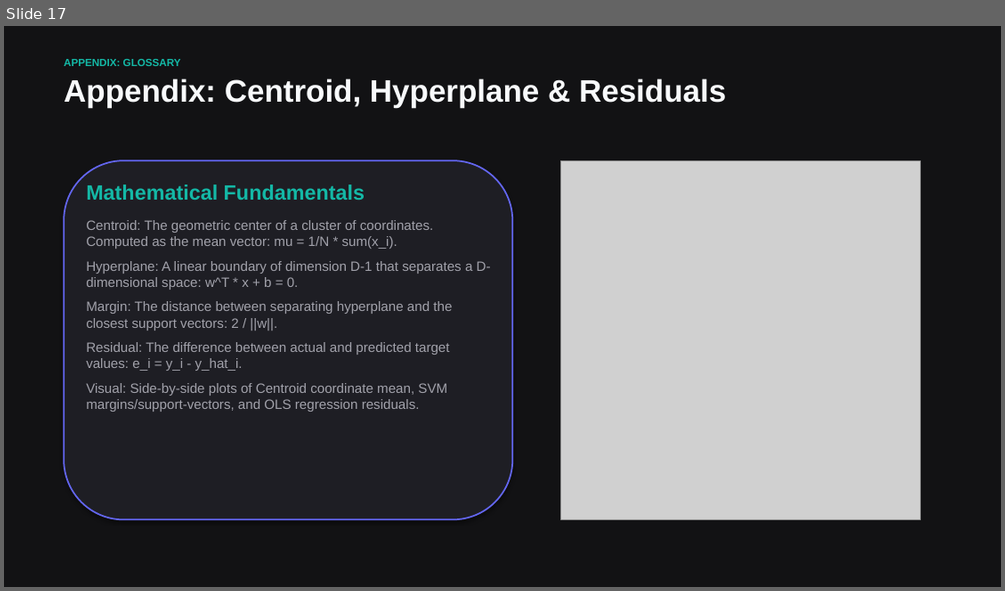
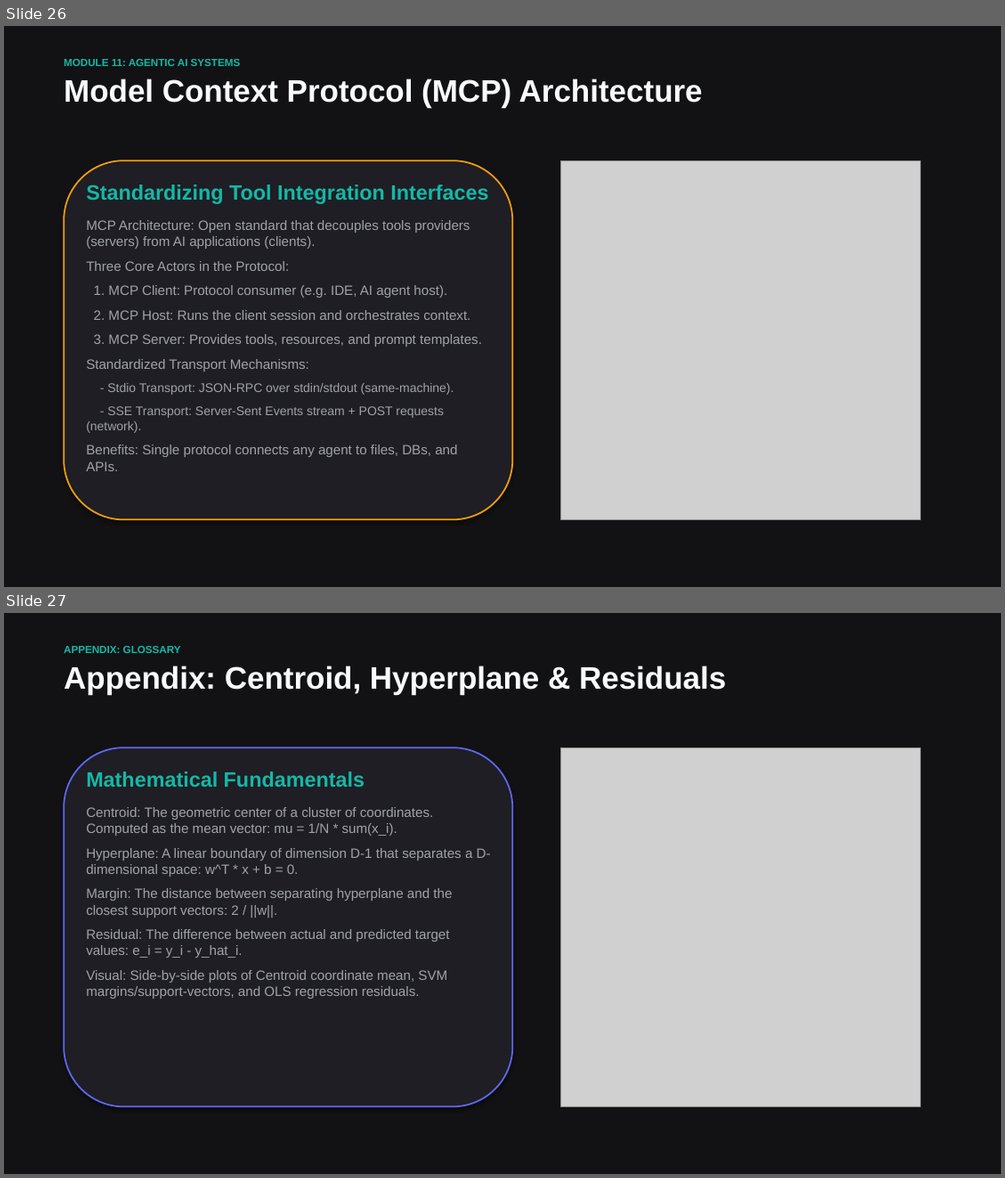
Before and after one commit to vdonthireddy/ai-course, a slide deck: machine_learning_fundamentals.pptx. Shown one above the other, each under a label of ours: slide 17 before the commit, slides 26 and 27 after it. The pictures are 1005x591 and 1005x1178 pixels, drawn with LibreOffice and Linux fonts; fonts in the diff are those of the drawing; grey boxes stand for pictures. Boxes give left, top, right and bottom in pixels: in the first picture for what was removed or moved away, otherwise in the second. Text is boxed around its words. In the diff, an @@ line names an element or a change of style, - is before the commit and + after.

Commit message:
Expand ML fundamentals presentation with Deep Learning and Agentic AI slides

```diff
--- a/machine_learning_fundamentals.pptx
+++ b/machine_learning_fundamentals.pptx
@@ slide 26 added at box(4, 26, 1001, 587), background #121214 @@
@@ text added at box(64, 59, 241, 66), 10 pt, text #14B8A6, bold @@
+MODULE 11: AGENTIC AI SYSTEMS
@@ text added at box(64, 79, 703, 108), 30 pt, text #F8FAFC, bold @@
+Model Context Protocol (MCP) Architecture
@@ rounded rectangle added at box(64, 160, 512, 520), fill #1E1E24, outline #F59E0B 1.5 pt @@
@@ text added at box(86, 184, 488, 471), 13 pt, text #A1A1AA @@
+Standardizing Tool Integration Interfaces
+MCP Architecture: Open standard that decouples tools providers (servers) from AI applications (clients).
+Three Core Actors in the Protocol:
+1. MCP Client: Protocol consumer (e.g. IDE, AI agent host).
+2. MCP Host: Runs the client session and orchestrates context.
+3. MCP Server: Provides tools, resources, and prompt templates.
+Standardized Transport Mechanisms:
+- Stdio Transport: JSON-RPC over stdin/stdout (same-machine).
+- SSE Transport: Server-Sent Events stream + POST requests (network).
+Benefits: Single protocol connects any agent to files, DBs, and APIs.
@@ picture added at box(561, 160, 920, 520) @@
@@ what was slide 17 is now slide 27 @@
```
Also in this commit, not shown: 6 slides changed, 9 other slides added, 2 other files.
